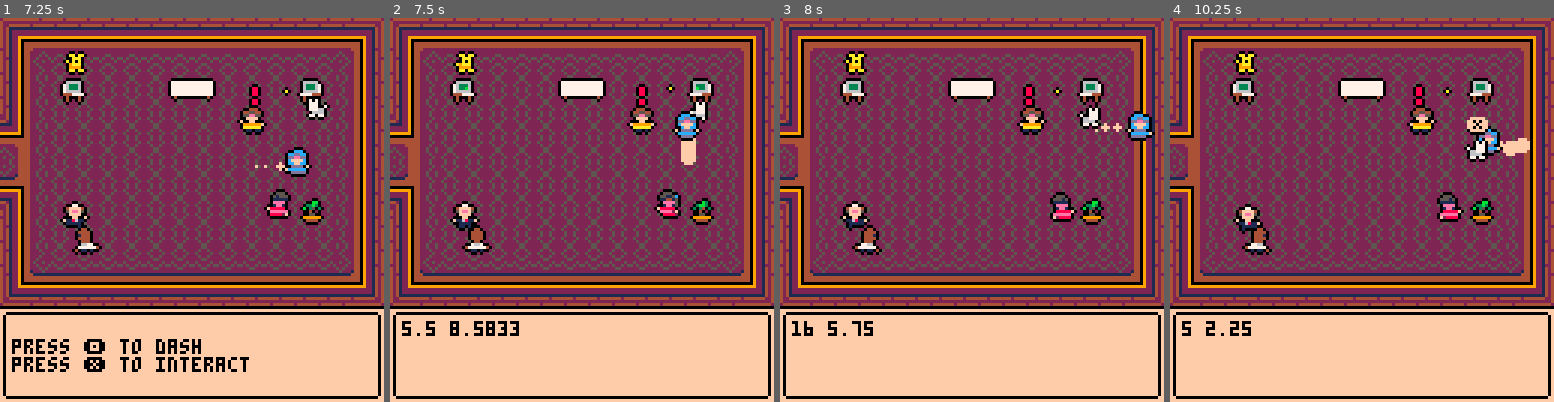
Above: before the commit, frames 1-4 (left to right).
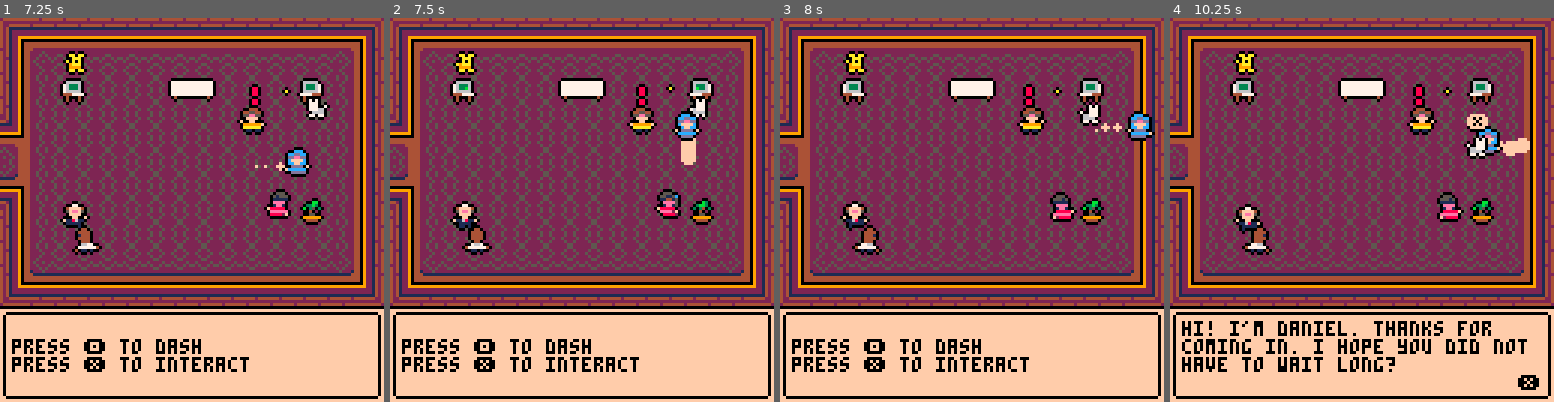
Above: after the commit, the same moments.

Repository: darabos/lynxkite-interview-pico8
Game: PICO-8 cartridge lynxkite.p8
Two runs of this game, one before a commit and one after it. Both use one fixed random seed, a clock stepped at 60 frames per second and the inputs below.
Inputs:
- Up to frame 1 (7.25 s): tap X (X key) at 0.33, 1.07, 1.85, 2.97, 4.08, 5.2, 6.32 s; tap O (Z key) at 0.7, 1.7, 2.1, 2.5, 2.9, 3.3, 3.7, 4.1, 4.5, 4.9, 5.3, 5.7, 6.1, 6.5, 6.9 s; hold Right 1.6-2.1 s; hold Up 2.15-2.42 s; hold Right 2.47-3.03 s; hold Left 3.08-3.58 s; hold Down 3.63-3.97 s; hold Right 4.02-4.68 s; hold Up 4.73-5.03 s; hold Left 5.08-5.68 s; hold Down 5.73-6.03 s; hold Right 6.08-6.58 s; hold Right 6.63-7.13 s; hold Up from 7.18 s (still down)
- Up to frame 2 (7.5 s): tap O (Z key) at 7.3 s; tap X (X key) at 7.43 s; release Up at 7.45 s
- Up to frame 3 (8 s): hold Right from 7.5 s (still down); tap O (Z key) at 7.7 s
- Up to frame 4 (10.25 s): release Right at 8.07 s; tap O (Z key) every 0.4 s from 8.1 to 10.1 s; hold Left 8.12-8.62 s; tap X (X key) at 8.55, 9.67 s; hold Down 8.67-9 s; hold Right 9.05-9.72 s; hold Up 9.77-10.07 s; hold Left from 10.12 s (still down)

Frame 1 is identical in both runs. In frame 2, 2.4% of the frame differs, in the area x 3-83%, y 21-93%; in frame 3, 2.3%; in frame 4, 4.0%, in the area x 3-97%, y 25-97%.

Commit message:
Fix teleporting pets.

Diff:
--- a/lynxkite.p8
+++ b/lynxkite.p8
@@ -326,8 +326,13 @@
 end
 
 function contain(p)
- p.x=mid(4,p.x,116)
- p.y=mid(3,p.y,79)
+ if location=="office" then
+  p.x=mid(4,p.x,116)
+  p.y=mid(3,p.y,79)
+ elseif location=="metaverse" then
+  p.x=mid(8,p.x,112)
+  p.y=mid(6,p.y,76)
+ end
 end
 
 function draw_player(p)
@@ -371,43 +376,56 @@
  local dy=p.y-o.y
  local adx=abs(dx)
  local ady=abs(dy)
+ local ndx=dx>0 and 1 or -1
+ local ndy=dy>0 and 1 or -1
+ ndy/=1.2
  local range=20
  local follow_chance=20
  if location=="metaverse" then
   range=30
   follow_chance=50
  end
- if adx>0 and adx<range
-  and ady>0 and ady<range/1.2 then
+ if adx<range
+  and ady<range/1.2 then
+  if o.flip%2==0 then
+   o.flip=1-ndx
+  end
   if rnd(100)<follow_chance then
-   dialog=tostr(adx).." "..tostr(ady)
-   o.x+=dx/adx
-   o.y+=dy/ady
+   o.x+=ndx
+   o.y+=ndy
    if rnd(100)<5 then
     sfx(o.sfx) end
   end
   return
  end
  if o.other!=nil then
-	 dx=o.other.x-o.x
-	 dy=o.other.y-o.y
-	 adx=abs(dx)+rnd(1)-0.5
-	 ady=abs(dy)+rnd(1)-0.5
-	 if o.mode=="chase" and adx>0 and ady>0 then
-	  if rnd(100)<follow_chance then
-	   o.x+=2*dx/adx
-	   o.y+=2*dy/ady
+  --the rnd lets them not get stuck on walls.
+	 dx=o.other.x-o.x+rnd(3)-1.5
+	 dy=o.other.y-o.y+rnd(4)-2
+	 adx=abs(dx)
+	 ady=abs(dy)
+  ndx=dx>0 and 1 or -1
+  ndy=dy>0 and 1 or -1
+  ndy/=1.2
+	 if o.mode=="chase" then
+	  if o.flip%2==0 then
+	   o.flip=1-ndx
+	  end
+	  if adx+ady>10
+	   and rnd(100)<follow_chance then
+	   o.x+=2*ndx
+	   o.y+=2*ndy
 	   if rnd(100)<5 then
 	    sfx(o.sfx) end
 	  end
 	  if rnd(100)<1 then
  	  o.mode=nil
  	 end
-	 elseif adx>0 and adx<range
-	  and ady>0 and ady<range/1.2 then
+	 elseif adx<range
+	  and ady<range/1.2 then
 	  if rnd(100)<follow_chance then
-	   o.x-=3*dx/adx
-	   o.y-=3*dy/ady
+	   o.x-=3*ndx
+	   o.y-=3*ndy
 	   if rnd(100)<5 then
 	    sfx(o.sfx) end
 	   contain(o)
@@ -441,8 +459,7 @@
 function into_the_metaverse()
  location="metaverse"
  music(3,nil,7)
- p.x=60
- p.y=60
+ p.alert=nil
  background=draw_metaverse
  local dog={
   x=21, y=10, sprite=51,flip=0,draw=dance,
